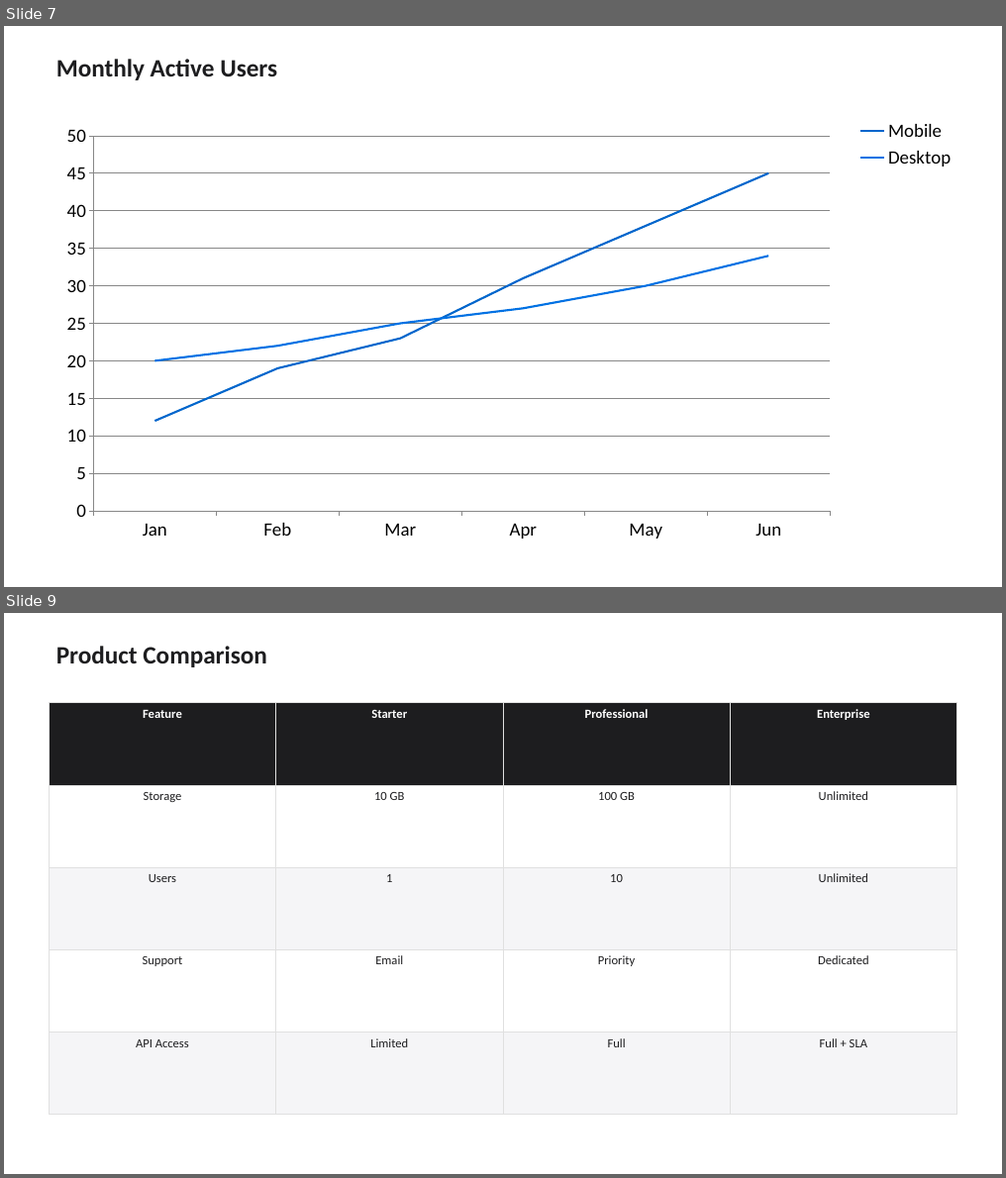
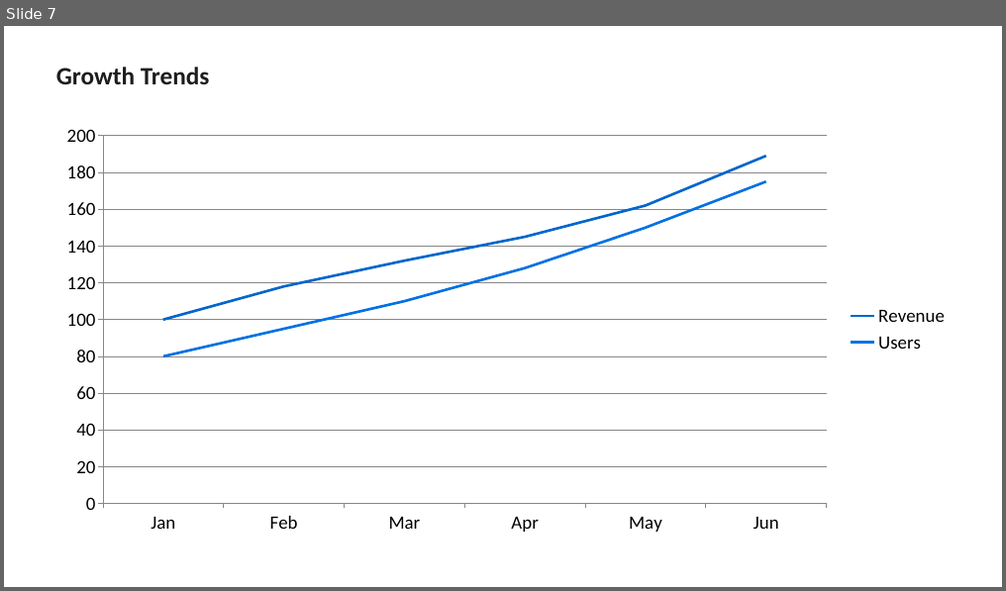
Before and after one commit to salllychung/prd-submissions, a slide deck: apple-design-system-template.pptx. Shown one above the other, each under a label of ours: slides 7 and 9 before the commit, slide 7 after it; the slides between them are not shown. The pictures are 1006x1178 and 1006x591 pixels, drawn with LibreOffice and Linux fonts; fonts in the diff are those of the drawing. Boxes give left, top, right and bottom in pixels: in the first picture for what was removed or moved away, otherwise in the second. Text is boxed around its words. In the diff, an @@ line names an element or a change of style, - is before the commit and + after.

```diff
--- a/apple-design-system-template.pptx
+++ b/apple-design-system-template.pptx
@@ slide 9 removed at box(4, 613, 1002, 1174), background #FFFFFF @@
@@ text removed at box(56, 646, 267, 667) @@
-Product Comparison
@@ table removed at box(49, 703, 956, 1115), 5 rows, 4 columns @@
-Feature | Starter | Professional | Enterprise
-Storage | 10 GB | 100 GB | Unlimited
-Users | 1 | 10 | Unlimited
-Support | Email | Priority | Dedicated
-API Access | Limited | Full | Full + SLA
@@ slide 7 changed as well @@
@@ text at box(56, 67, 210, 84): text changed @@
-Monthly Active Users
+Growth Trends
@@ line chart at box(49, 116, 957, 543) @@
-Mobile: 12, 19, 23, 31, 38, 45
+Revenue: 100, 118, 132, 145, 162, 189
-Desktop: 20, 22, 25, 27, 30, 34
+Users: 80, 95, 110, 128, 150, 175
@@ legend changed @@
@@ line chart: place and size @@
-line chart at box(49, 116, 957, 550)
+line chart at box(49, 116, 957, 543)
```
Also in this commit, not shown: 1 other slide changed, 10 slides added, 9 other slides removed, 1 other file.
